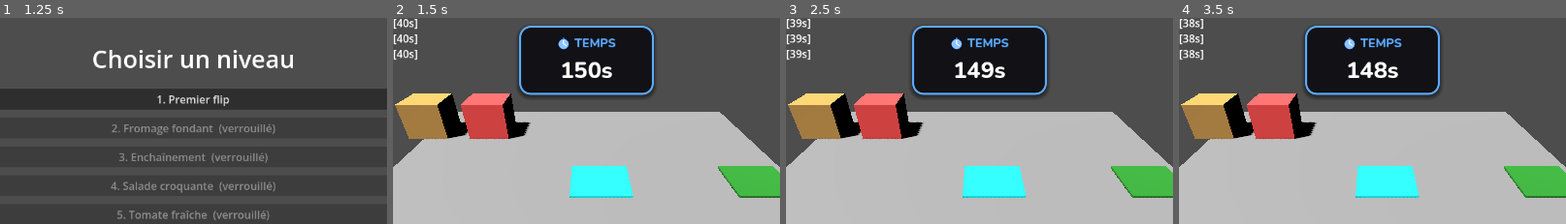
Above: before the commit, frames 1-4 (left to right).
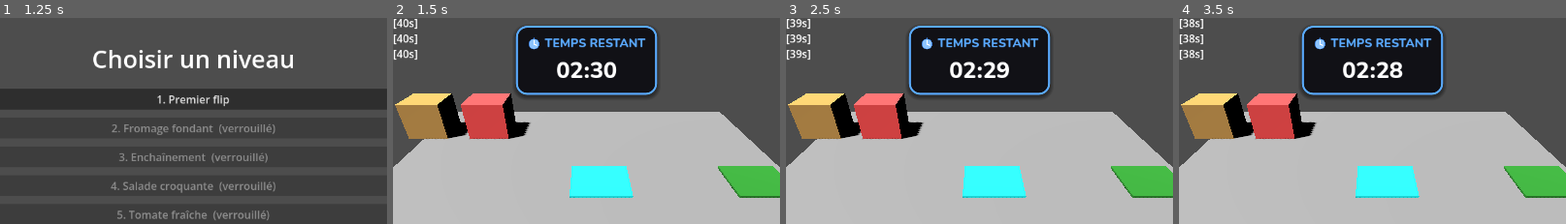
Above: after the commit, the same moments.

Repository: arthur-mdn/Godot-Burger-Maker
Game: Godot game, scene res://Scenes/MainMenu.tscn
Same seed, same stepped clock (60 frames per second), same inputs: the game is played once before the commit and once after it.
Inputs (mouse positions are % of the whole screen's width and height, from its top left):
- Up to frame 1 (1.25 s): click "Jouer" at 0.5 s
- Up to frame 2 (1.5 s): click "1. Premier flip" at 1.25 s
- Up to frame 3 (2.5 s): tap Enter at 2 s; move the mouse to (72, 47) at 2.02 s; click (72, 47) at 2.17 s
- Up to frame 4 (3.5 s): tap Space at 2.75 s; move the mouse to (30, 58) at 2.77 s; click (30, 58) at 2.92 s
The pictures show only the part of the screen within x 25-75%, y 1-51%; the shares and areas given below are measured in that part.

Frame 1 is identical in both runs. In frame 2, 2.8% of the frame differs, in the area x 31-69%, y 3-38%; in frame 3, 2.8%; in frame 4, 2.8%.

Commit message:
Display timer as mm:ss instead of seconds

Diff:
--- a/Scenes/main.tscn
+++ b/Scenes/main.tscn
@@ -212,7 +212,7 @@
 theme_override_colors/font_color = Color(0.353, 0.667, 1, 1)
 theme_override_fonts/font = SubResource("Font_title")
 theme_override_font_sizes/font_size = 18
-text = "TEMPS"
+text = "TEMPS RESTANT"
 vertical_alignment = 1
 
 [node name="Value" type="Label" parent="CanvasLayer/TimerCard/Margin/Content"]
@@ -220,7 +220,7 @@
 theme_override_colors/font_color = Color(1, 1, 1, 1)
 theme_override_fonts/font = SubResource("Font_value")
 theme_override_font_sizes/font_size = 34
-text = "120s"
+text = "02:00"
 horizontal_alignment = 1
 
 [node name="GameHUD" type="VBoxContainer" parent="CanvasLayer"]
--- a/Scripts/main.gd
+++ b/Scripts/main.gd
@@ -89,7 +89,7 @@
 		score_label.text = str(score)
 
 	if timer_label:
-		timer_label.text = str(int(ceil(level_time_left))) + "s"
+		timer_label.text = _format_time(level_time_left)
 
 	if success_label:
 		success_label.text = str(success_count) + " / " + str(target_success)
@@ -99,6 +99,13 @@
 
 	if fail_label:
 		fail_label.text = str(fail_count) + " / " + str(max_failures)
+
+func _format_time(seconds: float) -> String:
+	var total := int(ceil(maxf(seconds, 0.0)))
+	var minutes := total / 60
+	var secs := total % 60
+	return "%02d:%02d" % [minutes, secs]
+
 
 func _input(event):
 	if event is InputEventMouseButton and not event.pressed:
